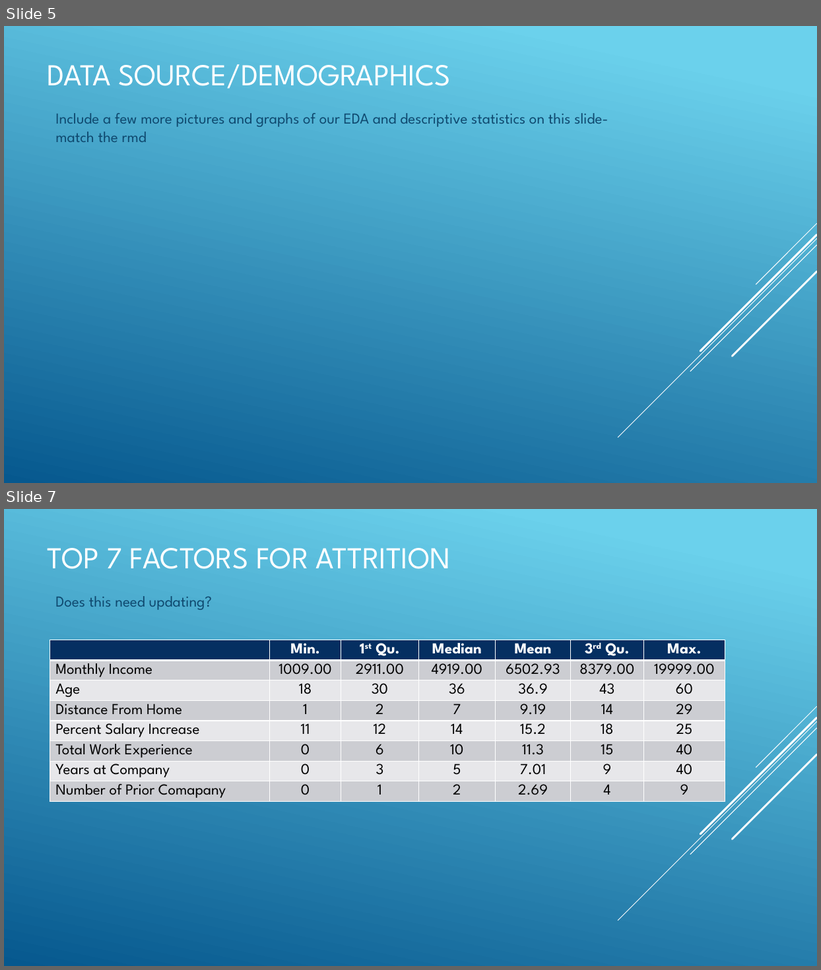
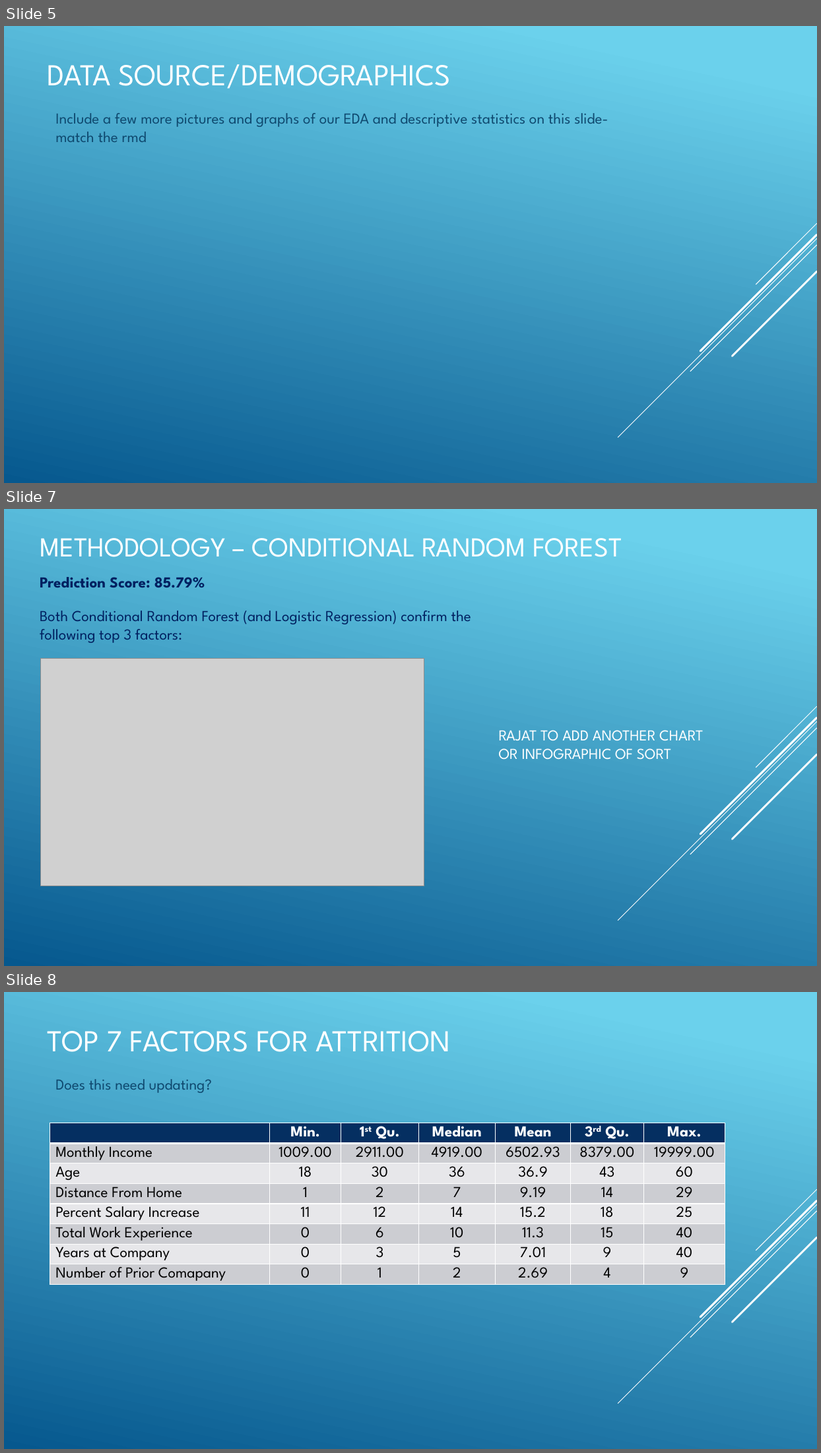
Before and after one commit to R-Chandna/MSDS6306_CaseStudy_2, a slide deck: Attrition_Case_Study_2_pptx_TAJAR_IP.pptx. Shown one above the other, each under a label of ours: slides 5 and 7 before the commit, slides 5, 7 and 8 after it; the slides between them are not shown. The pictures are 821x970 and 821x1453 pixels, drawn with LibreOffice and Linux fonts; fonts in the diff are those of the drawing; grey boxes stand for pictures. Boxes give left, top, right and bottom in pixels: in the first picture for what was removed or moved away, otherwise in the second. Text is boxed around its words. In the diff, an @@ line names an element or a change of style, - is before the commit and + after.

```diff
--- a/Attrition_Case_Study_2_pptx_TAJAR_IP.pptx
+++ b/Attrition_Case_Study_2_pptx_TAJAR_IP.pptx
@@ slide 7 added at bbox=[4, 509, 817, 966], background gradient #6ED2EB to #06588E; not listed: 5 template elements that a slide beside it also shows @@
@@ title added at bbox=[40, 538, 622, 557], 32.4 pt, text #FFFFFF @@
+METHODOLOGY – CONDITIONAL RANDOM FOREST
@@ text added at bbox=[40, 577, 205, 588], 18 pt, text #002060, bold @@
+Prediction Score: 85.79%
@@ text added at bbox=[40, 611, 471, 643], 18 pt, text #002060 @@
+Both Conditional Random Forest (and Logistic Regression) confirm the following top 3 factors:
@@ picture added at bbox=[40, 658, 424, 887] @@
@@ text added at bbox=[499, 730, 703, 760], 18 pt, text #FFFFFF @@
+RAJAT TO ADD ANOTHER CHART
+OR INFOGRAPHIC OF SORT
@@ what was slide 7 is now slide 8 @@
```
Also in this commit, not shown: 2 slides changed, 2 other slides added, 2 slides removed.
